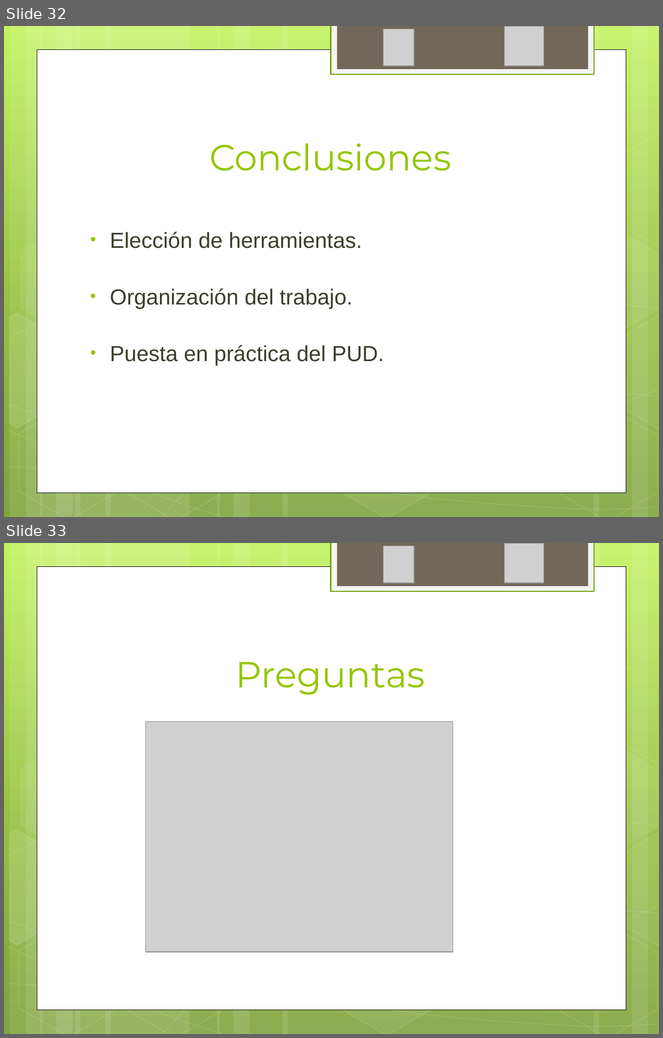
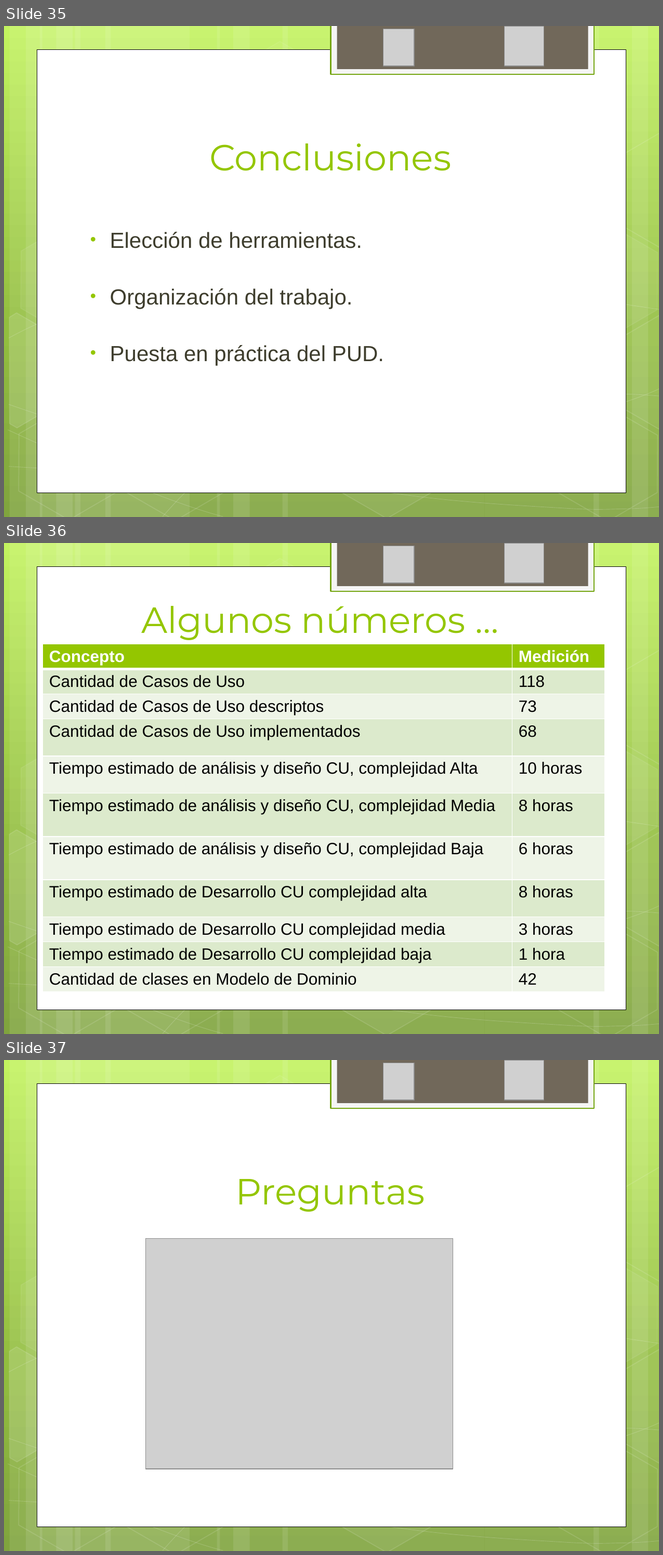
Before and after one commit to ptissera/habilitacion-profesional-2012-4k4, a slide deck: Documentacion/Proyecto/Iteracion3/Presentacion 3 - Modelos del Sistema.pptx. Shown one above the other, each under a label of ours: slides 32 and 33 before the commit, slides 35, 36 and 37 after it. The pictures are 663x1038 and 663x1555 pixels, drawn with LibreOffice and Linux fonts; fonts in the diff are those of the drawing; grey boxes stand for pictures. Boxes give left, top, right and bottom in pixels: in the first picture for what was removed or moved away, otherwise in the second. Text is boxed around its words. In the diff, an @@ line names an element or a change of style, - is before the commit and + after.

```diff
--- a/Documentacion/Proyecto/Iteracion3/Presentacion 3 - Modelos del Sistema.pptx
+++ b/Documentacion/Proyecto/Iteracion3/Presentacion 3 - Modelos del Sistema.pptx
@@ slide 36 added at box(4, 543, 659, 1034), background gradient #C3F35F to #93BF3F to #81A53E; not listed: 31 template elements that a slide beside it also shows @@
@@ picture added at box(384, 546, 415, 583) @@
@@ picture added at box(505, 544, 545, 584) @@
@@ title added at box(141, 606, 466, 640), 40 pt, text #94C600 @@
+Algunos números …
@@ table added at box(42, 644, 606, 1005), 11 rows, 2 columns @@
+Concepto | Medición
+Cantidad de Casos de Uso | 118
+Cantidad de Casos de Uso descriptos | 73
+Cantidad de Casos de Uso implementados | 68
+Tiempo estimado de análisis y diseño CU, complejidad Alta | 10 horas
+Tiempo estimado de análisis y diseño CU, complejidad Media | 8 horas
+Tiempo estimado de análisis y diseño CU, complejidad Baja | 6 horas
+Tiempo estimado de Desarrollo CU complejidad alta | 8 horas
+Tiempo estimado de Desarrollo CU complejidad media | 3 horas
+Tiempo estimado de Desarrollo CU complejidad baja | 1 hora
+Cantidad de clases en Modelo de Dominio | 42
@@ what was slide 32 is now slide 35 @@
@@ what was slide 33 is now slide 37 @@
```
Also in this commit, not shown: 16 slides changed, 3 other slides added.
